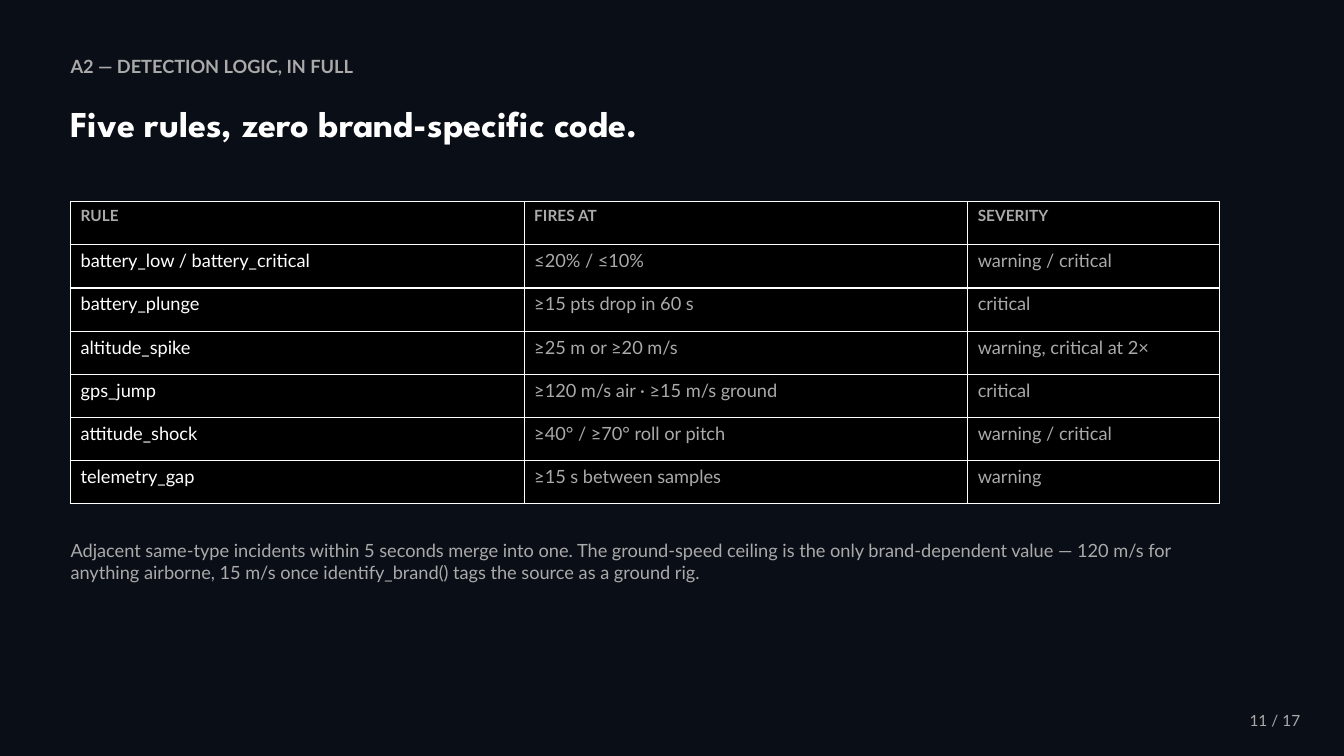
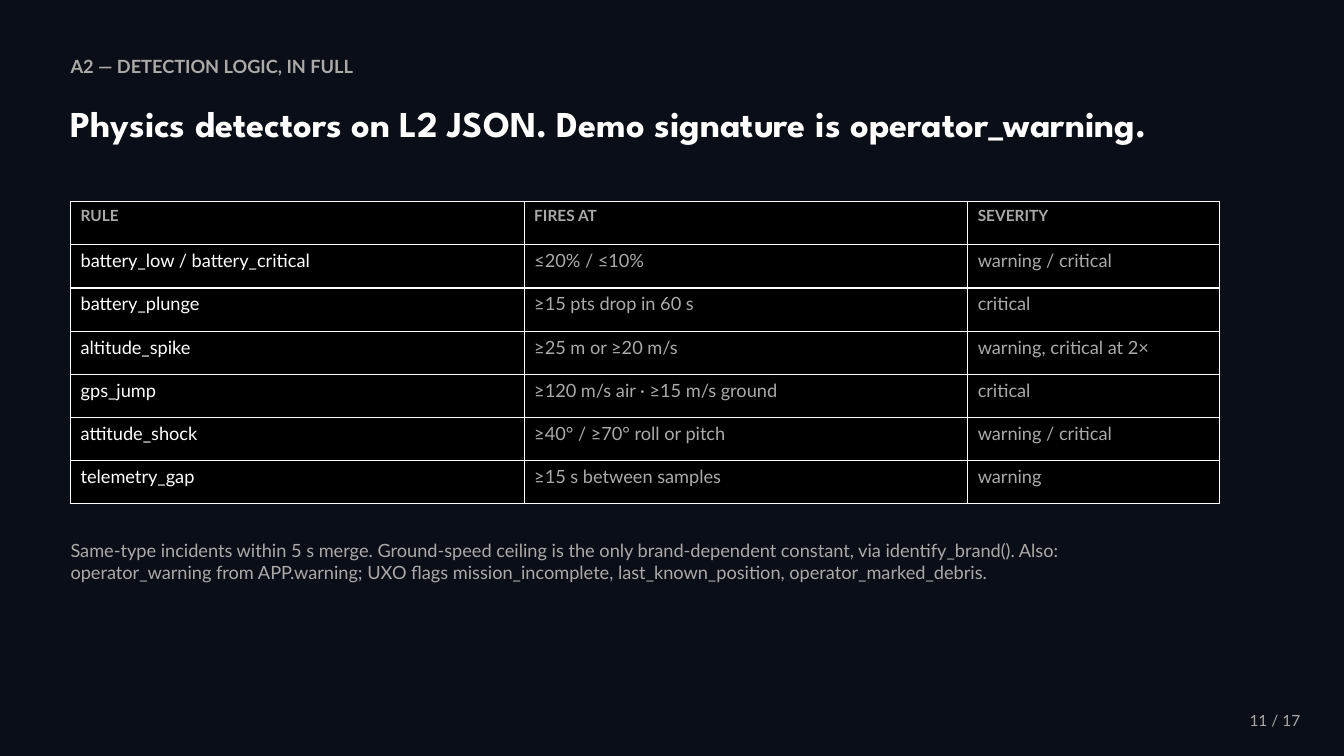
Before and after one commit to Sea1vester/WISL-Singapore-Defence-Tech-Hackathon, a slide deck: slide 11 of WISL_Pitch_Deck.pptx. Drawn at 1344x756 pixels with LibreOffice and Linux fonts; fonts in the diff are those of the drawing. Boxes give left, top, right and bottom in pixels: in the first picture for what was removed or moved away, otherwise in the second. Text is boxed around its words. In the diff, an @@ line names an element or a change of style, - is before the commit and + after.

```diff
--- a/WISL_Pitch_Deck.pptx
+++ b/WISL_Pitch_Deck.pptx
@@ text at [71, 112, 1146, 145]: text changed @@
-Five rules, zero brand-specific code.
+Physics detectors on L2 JSON. Demo signature is operator_warning.
@@ text at [71, 543, 1058, 583]: text changed @@
-Adjacent same-type incidents within 5 seconds merge into one. The ground-speed ceiling is the only brand-dependent value — 120 m/s for anything airborne, 15 m/s once identify_brand() tags the source as a ground rig.
+Same-type incidents within 5 s merge. Ground-speed ceiling is the only brand-dependent constant, via identify_brand(). Also: operator_warning from APP.warning; UXO flags mission_incomplete, last_known_position, operator_marked_debris.
```
Also in this commit, not shown: 6 other slides changed, 2 slides added, 2 slides removed, 4 other files.
